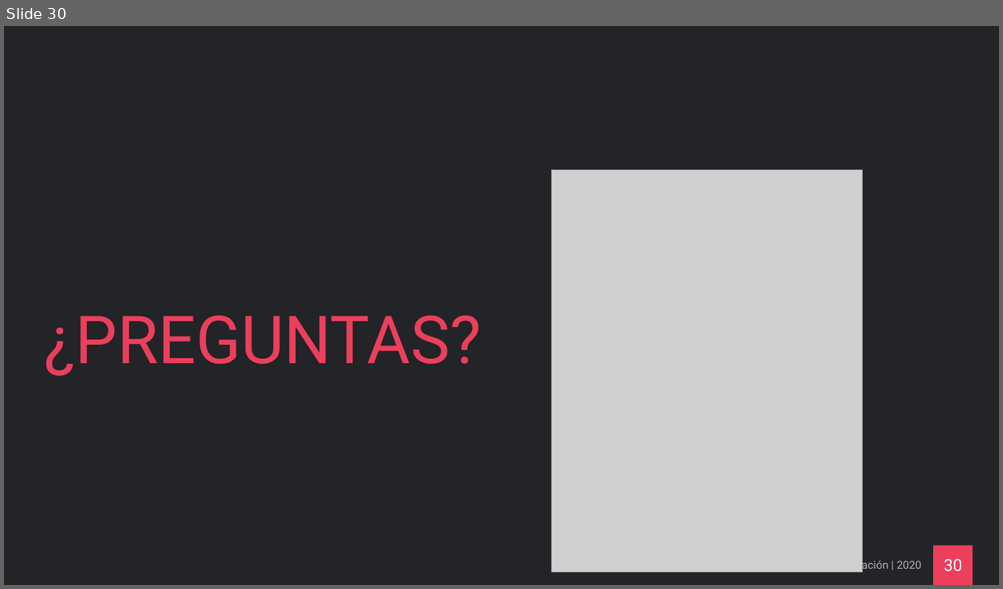
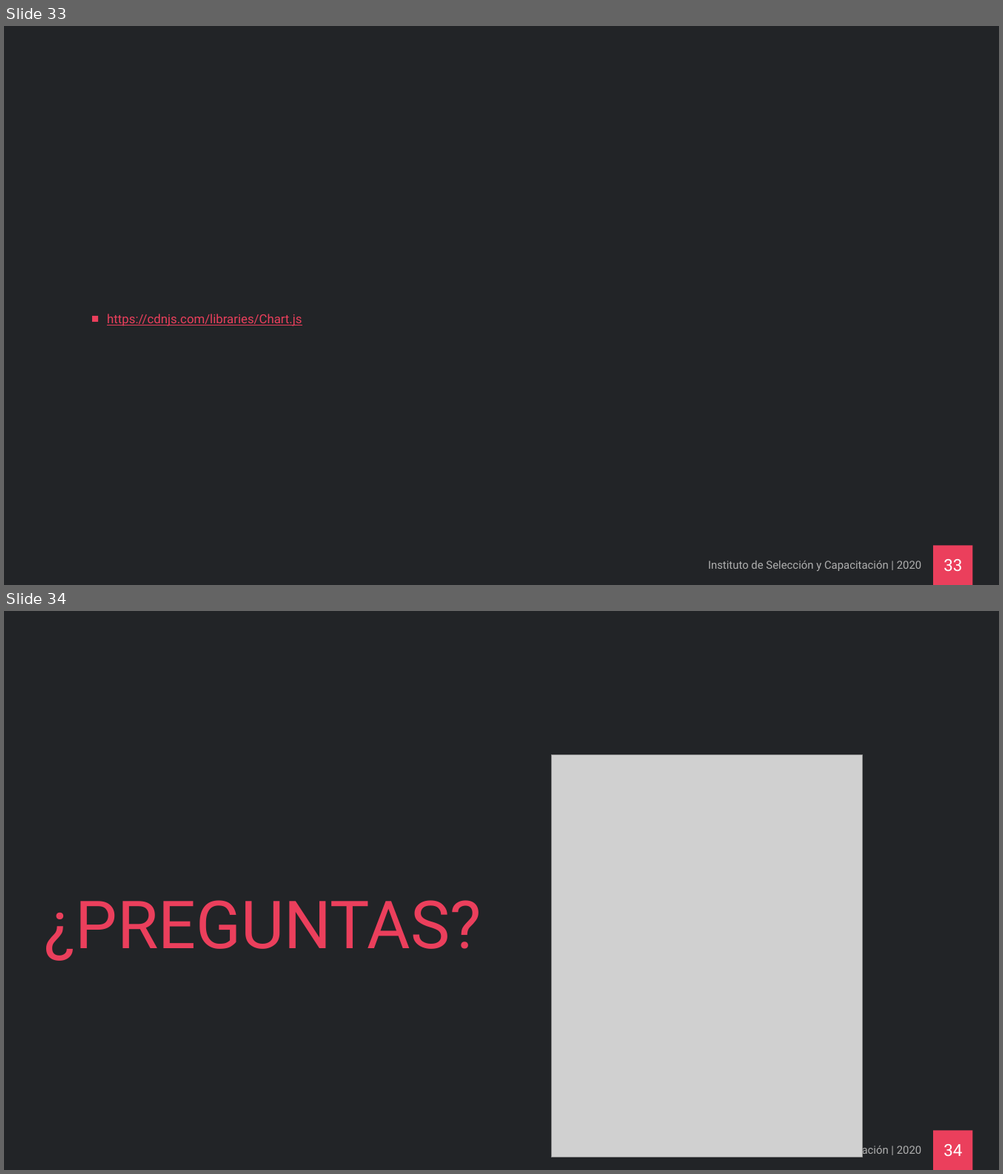
Before and after one commit to ricardo77a/curso-laravel-intermedio-dev, a slide deck: Curso Laravel Intermedio.pptx. Shown one above the other, each under a label of ours: slide 30 before the commit, slides 33 and 34 after it. The pictures are 1003x589 and 1003x1174 pixels, drawn with LibreOffice and Linux fonts; fonts in the diff are those of the drawing; grey boxes stand for pictures; background and template pictures are left out. Boxes give left, top, right and bottom in pixels: in the first picture for what was removed or moved away, otherwise in the second. Text is boxed around its words. In the diff, an @@ line names an element or a change of style, - is before the commit and + after.

```diff
--- a/Curso Laravel Intermedio.pptx
+++ b/Curso Laravel Intermedio.pptx
@@ slide 33 added at box(4, 26, 999, 585), background #222427; not listed: 1 template element that a slide beside it also shows @@
@@ text added at box(107, 314, 301, 326), 18 pt, text #EB3F5C, underline @@
+■ https://cdnjs.com/libraries/Chart.js
@@ text added at box(708, 561, 921, 571), 16 pt, text #B0B0B0 @@
+Instituto de Selección y Capacitación | 2020
@@ page number added at box(943, 560, 962, 571), 24 pt, text #FFFFFF @@
+33
@@ what was slide 30 is now slide 34 @@
@@ page number at box(943, 1145, 962, 1156): text changed @@
-30
+34
```
Also in this commit, not shown: 3 other slides added.
